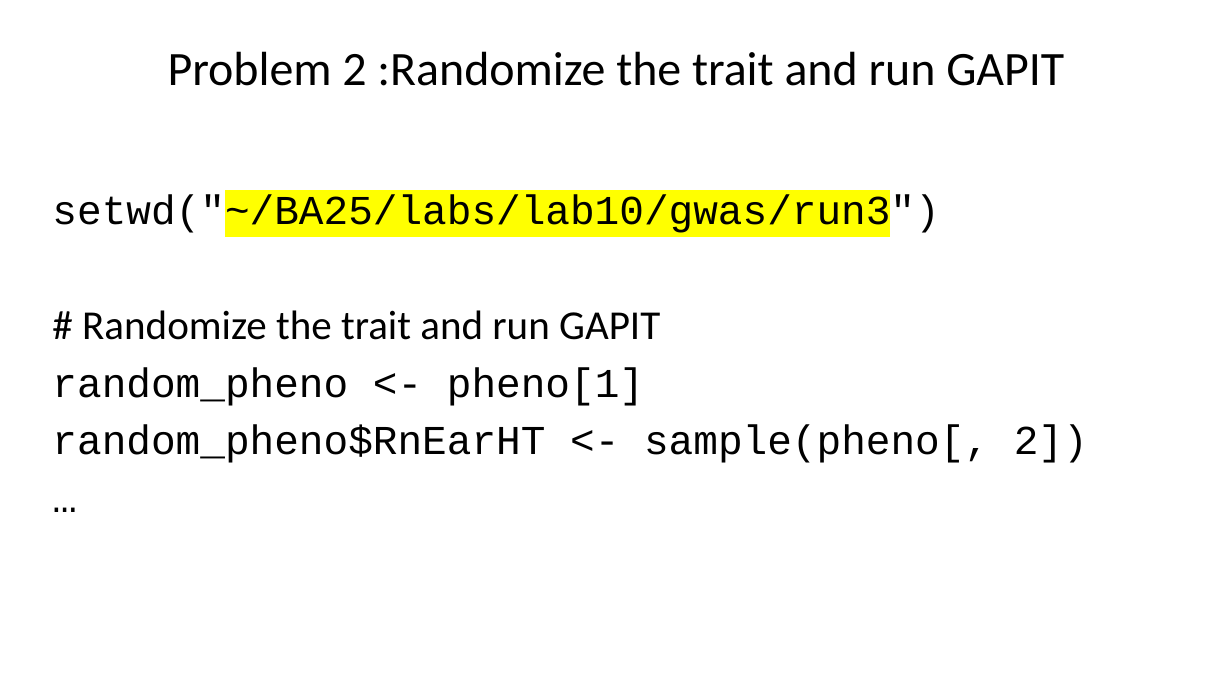
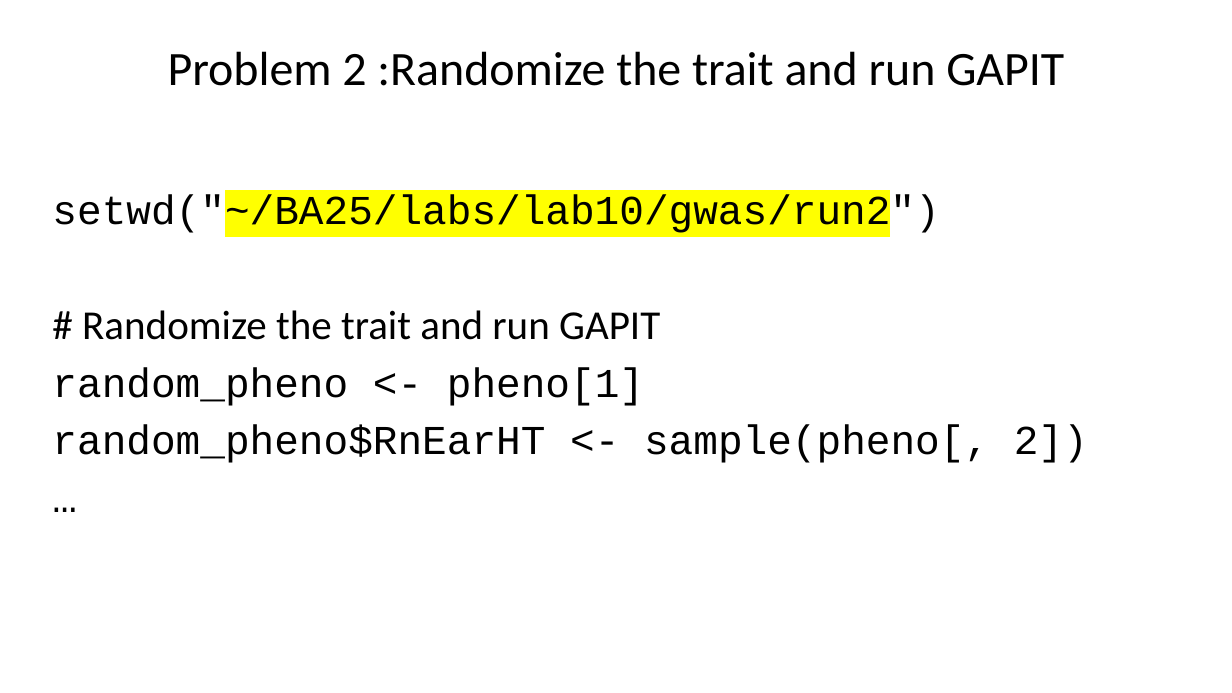
Before and after one commit to liu3zhenlab/teaching, a slide deck: slide 24 of PLPTH813Bioinformatis/2025/2_lab/lab10_qtl_gwas.pptx. Drawn at 1232x693 pixels with LibreOffice and Linux fonts; fonts in the diff are those of the drawing. Boxes give left, top, right and bottom in pixels: in the first picture for what was removed or moved away, otherwise in the second. Text is boxed around its words. In the diff, an @@ line names an element or a change of style, - is before the commit and + after.

```diff
--- a/PLPTH813Bioinformatis/2025/2_lab/lab10_qtl_gwas.pptx
+++ b/PLPTH813Bioinformatis/2025/2_lab/lab10_qtl_gwas.pptx
@@ text at [52, 195, 939, 237]: text changed @@
-setwd("~/BA25/labs/lab10/gwas/run3")
+setwd("~/BA25/labs/lab10/gwas/run2")
```
Also in this commit, not shown: 1 other slide changed, 4 other files.
